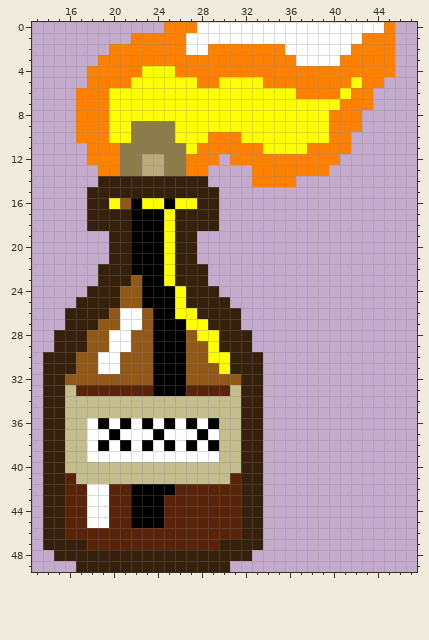
Pixel-art sprite -- GameFrame/img/bomba/molotov3.png. Above, as it was before the edit.
The file is 50x50 pixels. Shown: x 13..47, y 0..49.
After the commit:
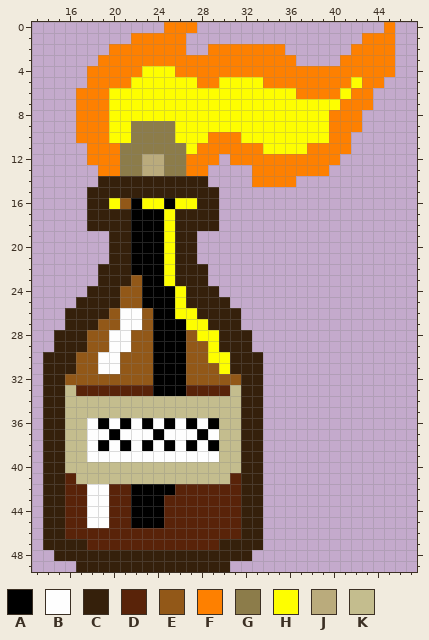
Palette (. is transparent): A #000000  B #fefefe  C #35200b  D #592309  E #925818  F #fe8000  G #8c7c4a  H #fefe00  J #baab7c  K #c4bd8e
The edit:
y 0: x 28..44 BBBBBBBBBBBBBBBBB -> .................
y 1: x 27..42 BBBBBBBBBBBBBBBB -> ................
y 2: x 27..28 BB -> ..; x 36..41 BBBBBB -> ......
y 3: x 37..40 BBBB -> ....
Pixel boxes of the changes (left, top, right, bottom) in both pictures:
erased: (186, 22, 384, 66)
